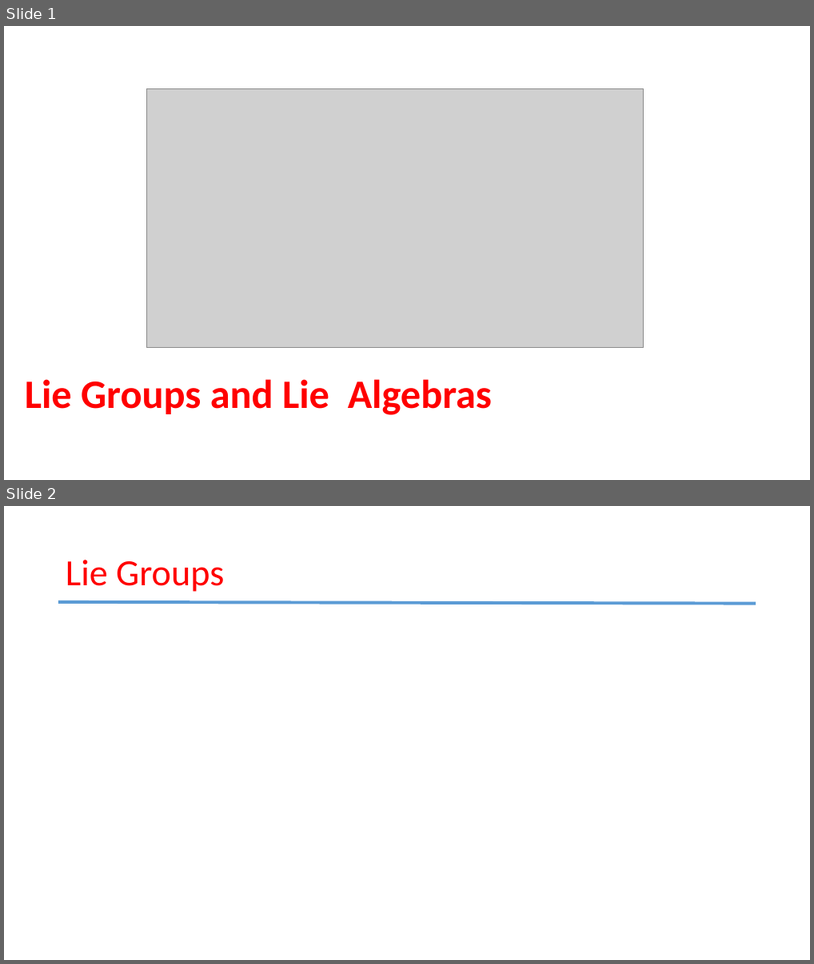
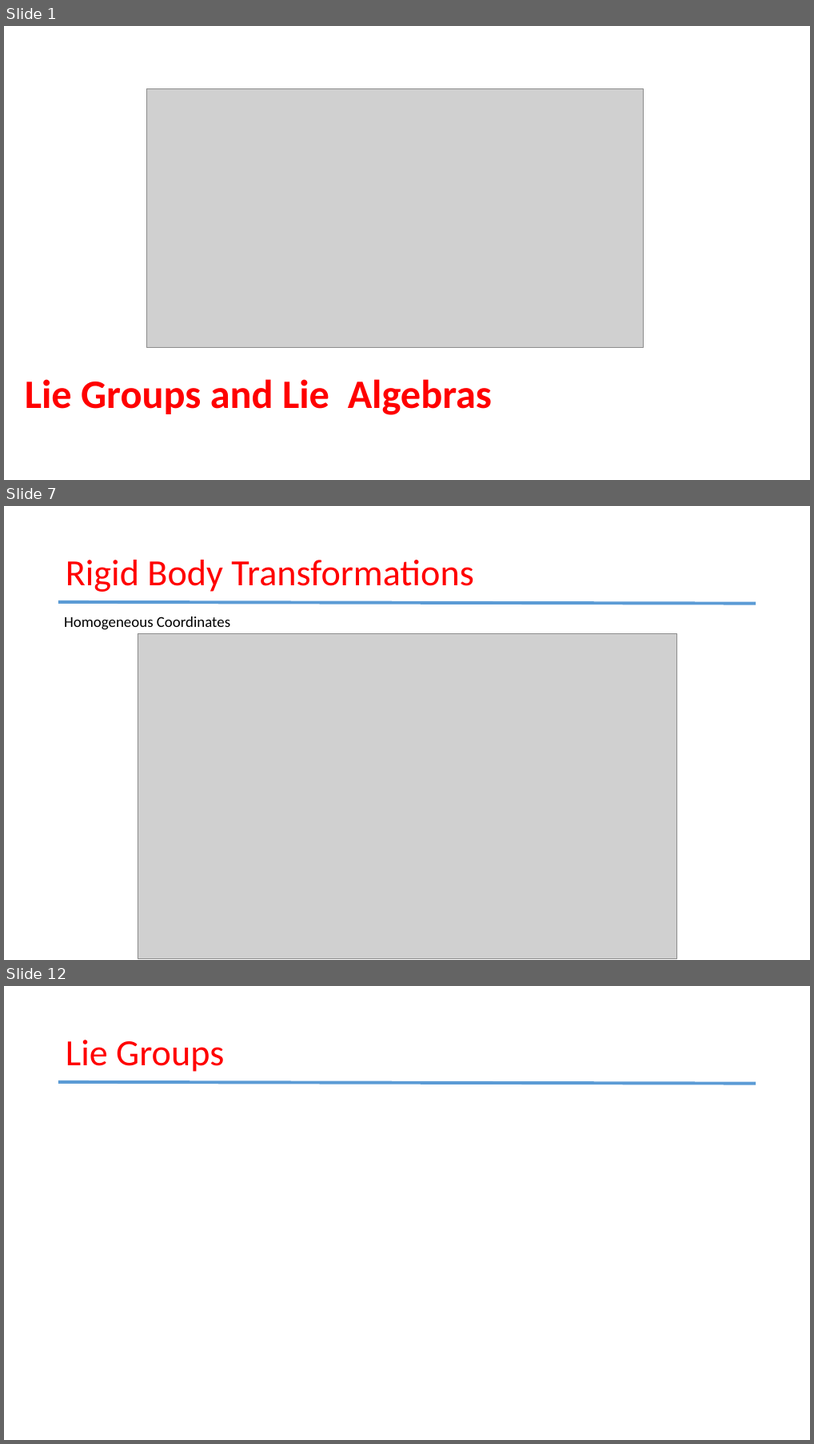
Before and after one commit to duyongquan/LTSLAM, a slide deck: docs/pptx/LieGroups.pptx. Shown one above the other, each under a label of ours: slides 1 and 2 before the commit, slides 1, 7 and 12 after it; the slides between them are not shown. The pictures are 814x964 and 814x1444 pixels, drawn with LibreOffice and Linux fonts; fonts in the diff are those of the drawing; grey boxes stand for pictures. Boxes give left, top, right and bottom in pixels: in the first picture for what was removed or moved away, otherwise in the second. Text is boxed around its words. In the diff, an @@ line names an element or a change of style, - is before the commit and + after.

```diff
--- a/docs/pptx/LieGroups.pptx
+++ b/docs/pptx/LieGroups.pptx
@@ slide 7 added at [4, 506, 810, 960], background #FFFFFF @@
@@ title added at [66, 560, 474, 592], 44 pt, text #FF0000 @@
+Rigid Body Transformations
@@ line added from (58, 602) to (757, 604), #5B9BD5 3.75 pt @@
@@ text added at [64, 616, 230, 630], 18 pt, text #000000 @@
+Homogeneous Coordinates
@@ picture added at [138, 634, 678, 958] @@
@@ what was slide 2 is now slide 12 @@
```
Also in this commit, not shown: 12 other slides added, 27 other files.
